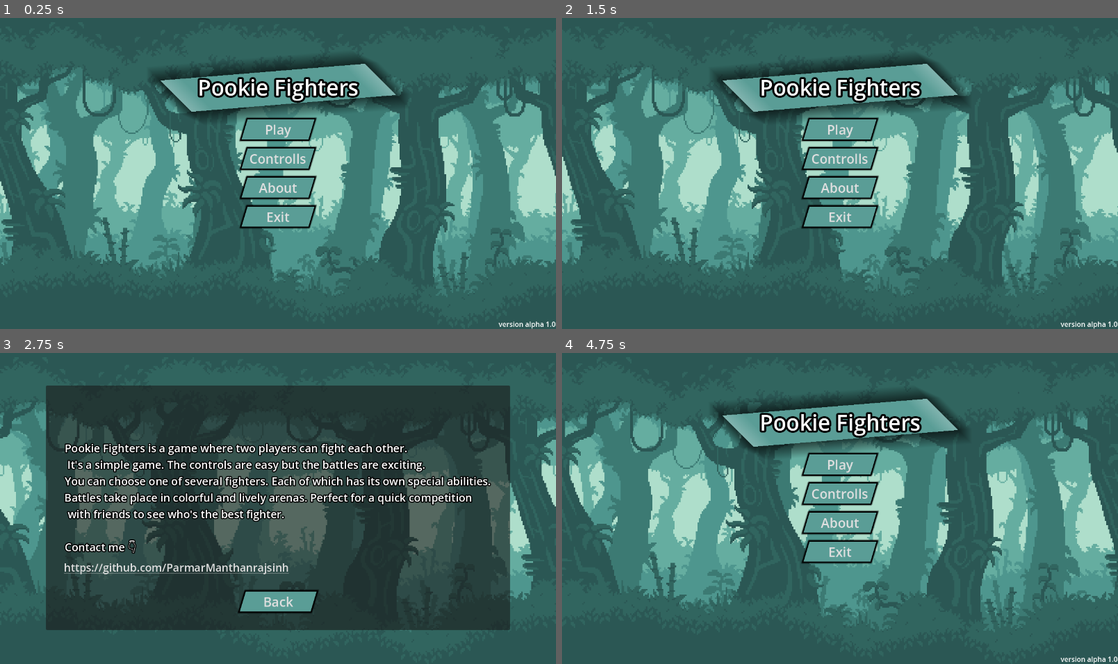
Above: before the commit, frames 1-4 (two rows, left to right).
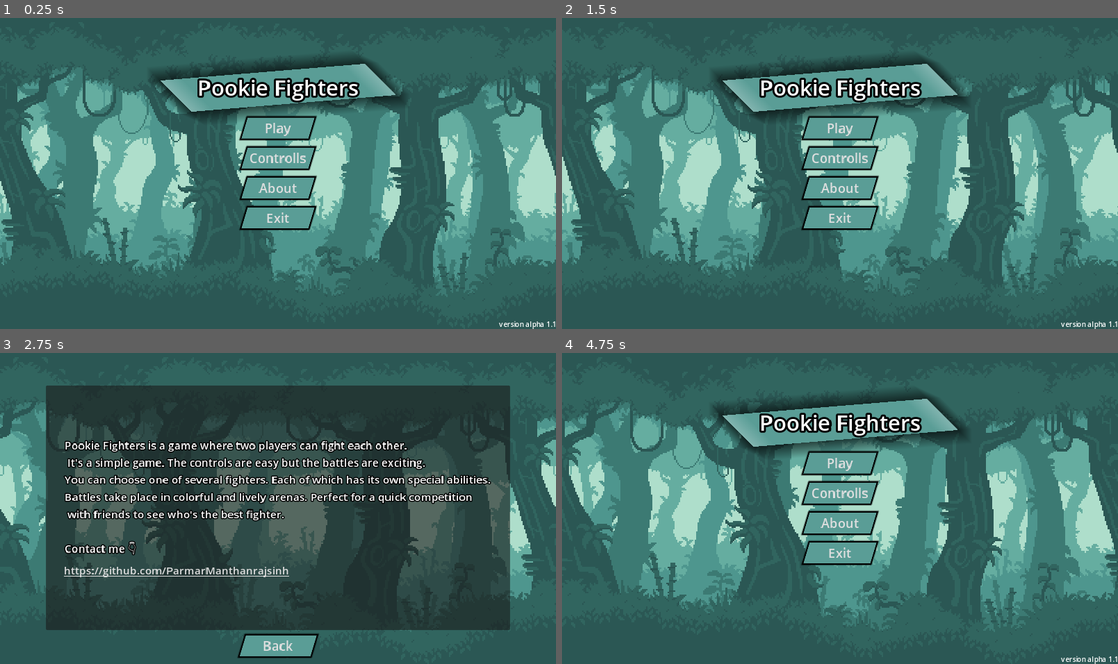
Above: after the commit, the same moments.

Repository: ParmarManthanrajsinh/Godot_4_game_Pookie_Fighters
Game: Godot game, scene res://scene/main_menu.tscn
Two runs of this game, one before a commit and one after it. Both use one fixed random seed, a clock stepped at 60 frames per second and the inputs below.
Inputs:
- Up to frame 1 (0.25 s): no input
- Up to frame 2 (1.5 s): click "Controlls" at 0.5 s; click "Back" at 1.25 s
- Up to frame 3 (2.75 s): click "About" at 2 s
- Up to frame 4 (4.75 s): click "Back" at 2.75 s; click "Play" at 3.5 s; click "Back" at 4.25 s

The runs differ from the first frame. In frame 1, 2.7% of the frame differs, in the area x 0-100%, y 14-100%; in frame 2, 2.7%; in frame 3, 9.9%, in the area x 0-100%, y 18-99%; in frame 4, 2.7%.

Commit message:
make changes in code

Diff:
--- a/Script/Win_scene.gd
+++ b/Script/Win_scene.gd
@@ -21,4 +21,4 @@
 	get_tree().reload_current_scene()
 
 func _on_back_to_main_menu_button_pressed() -> void:
-	get_tree().change_scene_to_file("res://scene/main_menu.tscn")
+	get_tree().change_scene_to_file("res://scene/player_selection.tscn")
--- a/Script/pause_menu.gd
+++ b/Script/pause_menu.gd
@@ -14,7 +14,7 @@
 func _on_back_button_pressed() -> void:
 	# UnPause the Game
 	get_tree().paused = false
-	get_tree().change_scene_to_file("res://scene/main_menu.tscn")
+	get_tree().change_scene_to_file("res://scene/player_selection.tscn")
 
 func _physics_process(_delta) -> void:
 	if Global.Player1_health >= 0 and Global.Player2_health >= 0:
--- a/Script/player_1.gd
+++ b/Script/player_1.gd
@@ -68,12 +68,12 @@
 		velocity.y += gravity * delta
 
 	# Handle Jump.
-	if Input.is_action_just_pressed("P1_jump") and is_on_floor():
+	if Input.is_action_pressed("P1_jump") and is_on_floor():
 		velocity.y = JUMP_VELOCITY
 		$Jump_partical.emitting = true
 		$jump_sound.play()
 	# Handle Attack
-	if Input.is_action_just_pressed("P1_Attack") and AttackCooldown.is_stopped() and TakenDamage == false:
+	if Input.is_action_pressed("P1_Attack") and AttackCooldown.is_stopped() and TakenDamage == false:
 		Attack()
 
 	# Get the input direction and handle the movement/deceleration.
--- a/Script/player_2.gd
+++ b/Script/player_2.gd
@@ -74,12 +74,12 @@
 		velocity.y += gravity * delta
 
 	# Handle Jump.
-	if Input.is_action_just_pressed("P2_jump") and is_on_floor():
+	if Input.is_action_pressed("P2_jump") and is_on_floor():
 		velocity.y = JUMP_VELOCITY
 		$Jump_partical.emitting = true
 		$jump_sound.play()
 	# Handle Attack
-	if Input.is_action_just_pressed("P2_Attack") and AttackCooldown.is_stopped() and TakenDamage == false:
+	if Input.is_action_pressed("P2_Attack") and AttackCooldown.is_stopped() and TakenDamage == false:
 		Attack()
 	# Get the input direction and handle the movement/deceleration.
 	var direction = Input.get_axis("P2_move_right", "P2_move_left")
--- a/project.godot
+++ b/project.godot
@@ -18,13 +18,14 @@
 [autoload]
 
 Global="*res://Script/Global.gd"
+BackgroundMusic="*res://scene/background_music.tscn"
 
 [display]
 
 window/size/viewport_width=1280
 window/size/viewport_height=720
 window/size/mode=3
-window/stretch/mode="viewport"
+window/stretch/mode="canvas_items"
 
 [input]
 
@@ -78,4 +79,3 @@
 
 textures/canvas_textures/default_texture_filter=0
 renderer/rendering_method="mobile"
-textures/vram_compression/import_etc2_astc=true
--- a/scene/Win_scene.tscn
+++ b/scene/Win_scene.tscn
@@ -120,7 +120,7 @@
 [node name="BackToMainMenuButton" type="Button" parent="PanelContainer/VBoxContainer"]
 layout_mode = 2
 theme = ExtResource("2_18fye")
-text = "  Return to main menu  "
+text = "  Back  "
 
 [node name="AnimationPlayer" type="AnimationPlayer" parent="."]
 libraries = {
--- a/scene/about.tscn
+++ b/scene/about.tscn
@@ -6,7 +6,6 @@
 [ext_resource type="Texture2D" uid="uid://bmslvodpinybx" path="res://Asset/parallax background/plx-3.png" id="4_aaii7"]
 [ext_resource type="Texture2D" uid="uid://qq4hkvbsdeqm" path="res://Asset/parallax background/plx-4.png" id="5_54w3w"]
 [ext_resource type="Texture2D" uid="uid://cugdcqkndv1" path="res://Asset/parallax background/plx-5.png" id="6_okfij"]
-[ext_resource type="AudioStream" uid="uid://ry7g1tohp8ol" path="res://Asset/SFX/on-the-road-to-the-eighties_loop1-177567.mp3" id="7_fccby"]
 [ext_resource type="Theme" uid="uid://c5mk51k51gcl3" path="res://Themes/button_theme.tres" id="8_qk7fb"]
 [ext_resource type="Script" path="res://Script/Back.gd" id="9_cxu84"]
 [ext_resource type="AudioStream" uid="uid://ddghtajwx7ybk" path="res://Asset/SFX/click.wav" id="10_7adc6"]
@@ -62,11 +61,6 @@
 scale = Vector2(3.33333, 3.33333)
 texture = ExtResource("6_okfij")
 
-[node name="background_music" type="AudioStreamPlayer" parent="."]
-stream = ExtResource("7_fccby")
-volume_db = -14.0
-autoplay = true
-
 [node name="Panel" type="Panel" parent="."]
 layout_mode = 1
 anchors_preset = 8
@@ -80,23 +74,6 @@
 offset_bottom = 282.0
 grow_horizontal = 2
 grow_vertical = 2
-
-[node name="Back" type="Button" parent="Panel"]
-layout_mode = 1
-anchors_preset = 7
-anchor_left = 0.5
-anchor_top = 1.0
-anchor_right = 0.5
-anchor_bottom = 1.0
-offset_left = -84.5
-offset_top = -90.0
-offset_right = 84.5
-offset_bottom = -42.0
-grow_horizontal = 2
-grow_vertical = 0
-theme = ExtResource("8_qk7fb")
-text = "  Back  "
-script = ExtResource("9_cxu84")
 
 [node name="VBoxContainer" type="VBoxContainer" parent="Panel"]
 layout_mode = 1
@@ -135,9 +112,26 @@
 text = "https://github.com/ParmarManthanrajsinh"
 uri = "https://github.com/ParmarManthanrajsinh"
 
+[node name="Back" type="Button" parent="."]
+layout_mode = 1
+anchors_preset = 7
+anchor_left = 0.5
+anchor_top = 1.0
+anchor_right = 0.5
+anchor_bottom = 1.0
+offset_left = -84.5
+offset_top = -65.0
+offset_right = 84.5
+offset_bottom = -17.0
+grow_horizontal = 2
+grow_vertical = 0
+theme = ExtResource("8_qk7fb")
+text = "Back"
+script = ExtResource("9_cxu84")
+
 [node name="click_sound" type="AudioStreamPlayer" parent="."]
 stream = ExtResource("10_7adc6")
 volume_db = -14.0
 autoplay = true
 
-[connection signal="pressed" from="Panel/Back" to="Panel/Back" method="_on_pressed"]
+[connection signal="pressed" from="Back" to="Back" method="_on_pressed"]
--- /dev/null
+++ b/scene/background_music.tscn
@@ -0,0 +1,7 @@
+[gd_scene load_steps=2 format=3 uid="uid://j5c6slrtsb0d"]
+
+[ext_resource type="AudioStream" uid="uid://ry7g1tohp8ol" path="res://Asset/SFX/on-the-road-to-the-eighties_loop1-177567.mp3" id="1_tghih"]
+
+[node name="background_music" type="AudioStreamPlayer2D"]
+stream = ExtResource("1_tghih")
+autoplay = true
--- a/scene/controlls.tscn
+++ b/scene/controlls.tscn
@@ -8,7 +8,6 @@
 [ext_resource type="Texture2D" uid="uid://cugdcqkndv1" path="res://Asset/parallax background/plx-5.png" id="6_l5g8t"]
 [ext_resource type="Script" path="res://Script/Controlls.gd" id="7_1y276"]
 [ext_resource type="Theme" uid="uid://c5mk51k51gcl3" path="res://Themes/button_theme.tres" id="7_qhr8k"]
-[ext_resource type="AudioStream" uid="uid://ry7g1tohp8ol" path="res://Asset/SFX/on-the-road-to-the-eighties_loop1-177567.mp3" id="8_xxrnm"]
 [ext_resource type="AudioStream" uid="uid://ddghtajwx7ybk" path="res://Asset/SFX/click.wav" id="10_rawsk"]
 
 [node name="controlls" type="Control"]
@@ -61,11 +60,6 @@
 position = Vector2(640, 360)
 scale = Vector2(3.33333, 3.33333)
 texture = ExtResource("6_l5g8t")
-
-[node name="background_music" type="AudioStreamPlayer" parent="."]
-stream = ExtResource("8_xxrnm")
-volume_db = -14.0
-autoplay = true
 
 [node name="HBoxContainer" type="HBoxContainer" parent="."]
 layout_mode = 1
--- a/scene/main_menu.tscn
+++ b/scene/main_menu.tscn
@@ -7,7 +7,6 @@
 [ext_resource type="Texture2D" uid="uid://qq4hkvbsdeqm" path="res://Asset/parallax background/plx-4.png" id="4_x0ra4"]
 [ext_resource type="Texture2D" uid="uid://cugdcqkndv1" path="res://Asset/parallax background/plx-5.png" id="5_rcq4l"]
 [ext_resource type="Theme" uid="uid://c5mk51k51gcl3" path="res://Themes/button_theme.tres" id="7_gw4ph"]
-[ext_resource type="AudioStream" uid="uid://ry7g1tohp8ol" path="res://Asset/SFX/on-the-road-to-the-eighties_loop1-177567.mp3" id="8_ewuqk"]
 [ext_resource type="AudioStream" uid="uid://ddghtajwx7ybk" path="res://Asset/SFX/click.wav" id="9_edh0a"]
 
 [sub_resource type="StyleBoxFlat" id="StyleBoxFlat_05ap4"]
@@ -121,26 +120,19 @@
 [node name="About" type="Button" parent="MarginContainer/VBoxContainer"]
 layout_mode = 2
 theme = ExtResource("7_gw4ph")
-text = "About
-"
+text = "About"
 
 [node name="Exit" type="Button" parent="MarginContainer/VBoxContainer"]
 layout_mode = 2
 theme = ExtResource("7_gw4ph")
-text = "Exit
-"
-
-[node name="background_music" type="AudioStreamPlayer" parent="."]
-stream = ExtResource("8_ewuqk")
-volume_db = -14.0
-autoplay = true
+text = "Exit"
 
 [node name="click_sound" type="AudioStreamPlayer" parent="."]
 stream = ExtResource("9_edh0a")
 volume_db = -14.0
 autoplay = true
 
-[node name="Label" type="Label" parent="."]
+[node name="version" type="Label" parent="."]
 layout_mode = 1
 anchors_preset = 3
 anchor_left = 1.0
@@ -151,7 +143,7 @@
 offset_top = -23.0
 grow_horizontal = 0
 grow_vertical = 0
-text = "version alpha 1.0"
+text = "version alpha 1.1"
 
 [connection signal="pressed" from="MarginContainer/VBoxContainer/Play" to="ParallaxBackground" method="_on_play_pressed"]
 [connection signal="pressed" from="MarginContainer/VBoxContainer/Controlls" to="ParallaxBackground" method="_on_controlls_pressed"]
--- a/scene/player_1.tscn
+++ b/scene/player_1.tscn
@@ -8,7 +8,6 @@
 [ext_resource type="AudioStream" uid="uid://dog8u628r2w2d" path="res://Asset/SFX/Hurt.wav" id="5_qg4f8"]
 [ext_resource type="AudioStream" uid="uid://cqyn5ilybkjoi" path="res://Asset/SFX/healup.wav" id="6_ihquj"]
 [ext_resource type="AudioStream" uid="uid://bfqmun46ynl8w" path="res://Asset/SFX/jump.wav" id="6_n8yxg"]
-[ext_resource type="AudioStream" uid="uid://ry7g1tohp8ol" path="res://Asset/SFX/on-the-road-to-the-eighties_loop1-177567.mp3" id="7_2q1ae"]
 
 [sub_resource type="CapsuleShape2D" id="CapsuleShape2D_p20tx"]
 radius = 40.0
@@ -119,11 +118,5 @@
 [node name="jump_sound" type="AudioStreamPlayer" parent="."]
 stream = ExtResource("6_n8yxg")
 
-[node name="background_music" type="AudioStreamPlayer" parent="."]
-process_mode = 3
-stream = ExtResource("7_2q1ae")
-volume_db = -14.0
-autoplay = true
-
 [connection signal="body_entered" from="AttackBox" to="." method="_on_attack_box_body_entered"]
 [connection signal="body_entered" from="head" to="." method="_on_head_body_entered"]
--- a/scene/player_selection.tscn
+++ b/scene/player_selection.tscn
@@ -8,7 +8,6 @@
 [ext_resource type="Texture2D" uid="uid://cugdcqkndv1" path="res://Asset/parallax background/plx-5.png" id="6_omch5"]
 [ext_resource type="Script" path="res://Script/Player_selection.gd" id="7_0pd38"]
 [ext_resource type="Theme" uid="uid://c5mk51k51gcl3" path="res://Themes/button_theme.tres" id="7_gcd44"]
-[ext_resource type="AudioStream" uid="uid://ry7g1tohp8ol" path="res://Asset/SFX/on-the-road-to-the-eighties_loop1-177567.mp3" id="9_5vrpu"]
 [ext_resource type="AudioStream" uid="uid://ddghtajwx7ybk" path="res://Asset/SFX/click.wav" id="10_kxjom"]
 
 [node name="Player_Selection" type="Control"]
@@ -189,11 +188,6 @@
 popup/item_2/text = "Tank"
 popup/item_2/id = 2
 
-[node name="background_music" type="AudioStreamPlayer" parent="."]
-stream = ExtResource("9_5vrpu")
-volume_db = -14.0
-autoplay = true
-
 [node name="click_sound" type="AudioStreamPlayer" parent="."]
 stream = ExtResource("10_kxjom")
 volume_db = -14.0
Not shown, changed: export_presets.cfg
Not shown: 1 places in scene/about.tscn that only renumber resources
Not shown: 1 places in scene/controlls.tscn that only renumber resources
Not shown: 1 places in scene/main_menu.tscn that only renumber resources
Not shown: 1 places in scene/player_1.tscn that only renumber resources
Not shown: 1 places in scene/player_selection.tscn that only renumber resources
